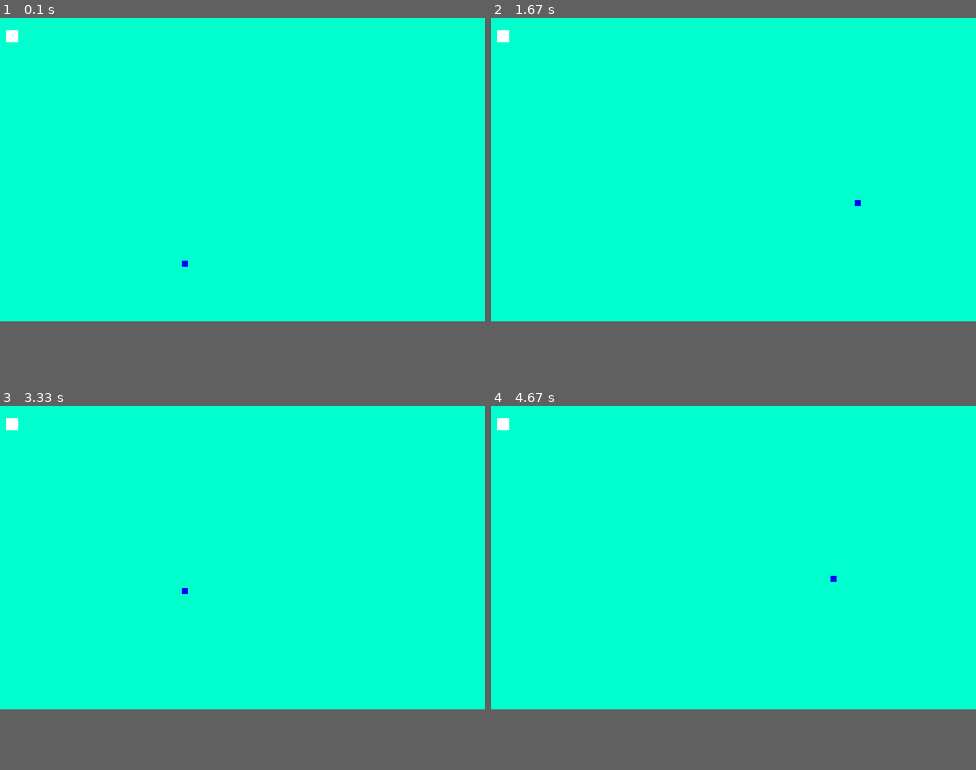
Above: before the commit, frames 1-4 (two rows, left to right).
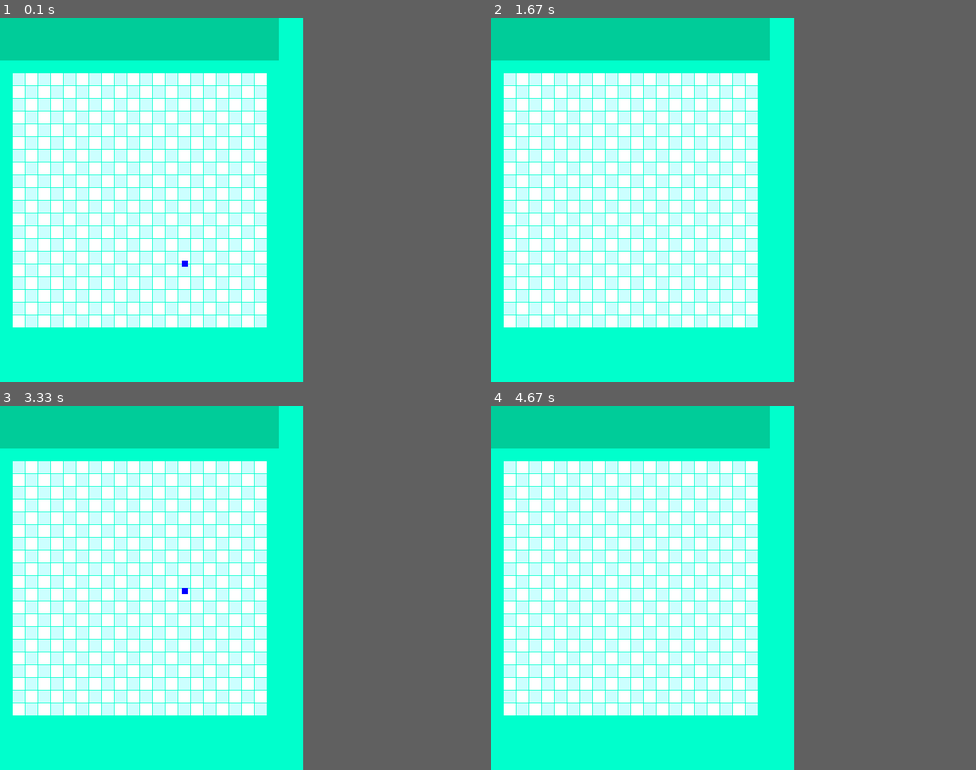
Above: after the commit, the same moments.

Repository: AndreyMaslouski/June
Game: pygame game, started from D/PyGame/zmeika_2.py
The game is run twice, just before and just after one commit, with the same random seed, the same clock (stepped at 60 frames per second) and the same inputs.
Inputs:
- Up to frame 1 (0.1 s): no input
- Up to frame 2 (1.67 s): hold Right 0.33-0.8 s; hold Up 0.83-1.13 s; hold Right 1.17-1.63 s
- Up to frame 3 (3.33 s): hold Left 1.67-2.2 s; hold Down 2.23-2.53 s; hold Left 2.57-2.97 s; hold Up from 3 s (still down)
- Up to frame 4 (4.67 s): release Up at 3.37 s; hold Right 3.4-4.03 s; hold Left from 4.47 s (still down)
In our replay, the window is 800x500 before the commit and 500x600 after it. These sizes can differ from the game's own. Grey fills any space a smaller window leaves; there, only what the larger window draws over its background counts as a difference.

The runs differ from the first frame. In frame 1, 40% of the frame differs, in the area x 0-58%, y 0-85%; in frame 2, 40%, in the area x 0-77%, y 0-85%; in frame 3, 40%; in frame 4, 40%.

Commit message:
Разбил поле на квадраты, с разными цветами. Главное окно сделал по центру.

Diff:
--- a/D/PyGame/zmeika_2.py
+++ b/D/PyGame/zmeika_2.py
@@ -8,21 +8,34 @@
 # -Счётчик очков
 
 
-
 import pygame
-
 
 pygame.init()
 white = (255, 255, 255)
 blue = (0, 0, 255)
+blue_1 = (204, 255, 255)
+Header_Color = (0,204,153)
 red = (255, 0, 0)
 
 Size_Block = 20
-Frame_Color = (0,255,204)
+Frame_Color = (0, 255, 204)
+Count_Blocks = 20
+Header_Margin = 70
+Margin = 1
+size = [Size_Block*Count_Blocks + 2*Size_Block + Margin*Count_Blocks,
+        Size_Block * Count_Blocks + 2 * Size_Block + Margin * Count_Blocks + Header_Margin]
+print(size)
 
-dis = pygame.display.set_mode((800, 500))
+dis = pygame.display.set_mode((500, 600))
 
 pygame.display.set_caption("Snake")
+
+def draw_block(color,row,column):
+    pygame.draw.rect(dis, color, [Size_Block + column * Size_Block + Margin * (column + 1),
+                                  Header_Margin + Size_Block + row * Size_Block + Margin * (row + 1),
+                                  Size_Block,
+                                  Size_Block])
+
 
 game_over = False
 
@@ -37,11 +50,13 @@
 while not game_over:
     for event in pygame.event.get():
         if event.type == pygame.QUIT:
-            game_over = True
+            print('exit')
+            pygame.quit()
 
+    dis.fill(Frame_Color)
+    pygame.draw.rect(dis, Header_Color, [0, 0, size[0], Header_Margin])
 
-
-        if event.type == pygame.KEYDOWN:
+    if event.type == pygame.KEYDOWN:
             if event.key == pygame.K_LEFT:
                 x1_change = -10
                 y1_change = 0
@@ -55,17 +70,29 @@
                 x1_change = 0
                 y1_change = 10
 
-    if x1>=800 or x1<0 or y1>=600 or y1<0:
+    if x1 >= 800 or x1 < 0 or y1 >= 600 or y1 < 0:
         game_over = True
 
     dis.fill(Frame_Color)
-    pygame.draw.rect(dis, white, [10, 20, Size_Block, Size_Block])
+    pygame.draw.rect(dis, Header_Color, [0, 0, size[0], Header_Margin])
+
+    for row in range(Count_Blocks):
+        for column in range(Count_Blocks):
+            if (row + column) % 2 == 0:
+                color = blue_1
+            else:
+                color = white
+
+            draw_block(color,row,column)
+            # pygame.draw.rect(dis, color, [Size_Block + column * Size_Block + Margin * (column+1),
+            #                               Header_Margin + Size_Block + row*Size_Block + Margin * (row+1),
+            #                               Size_Block,
+            #                               Size_Block])
 
     pygame.display.flip()
 
-
-    x1+=x1_change
-    y1+=y1_change
+    x1 += x1_change
+    y1 += y1_change
 
     pygame.display.flip()
 
